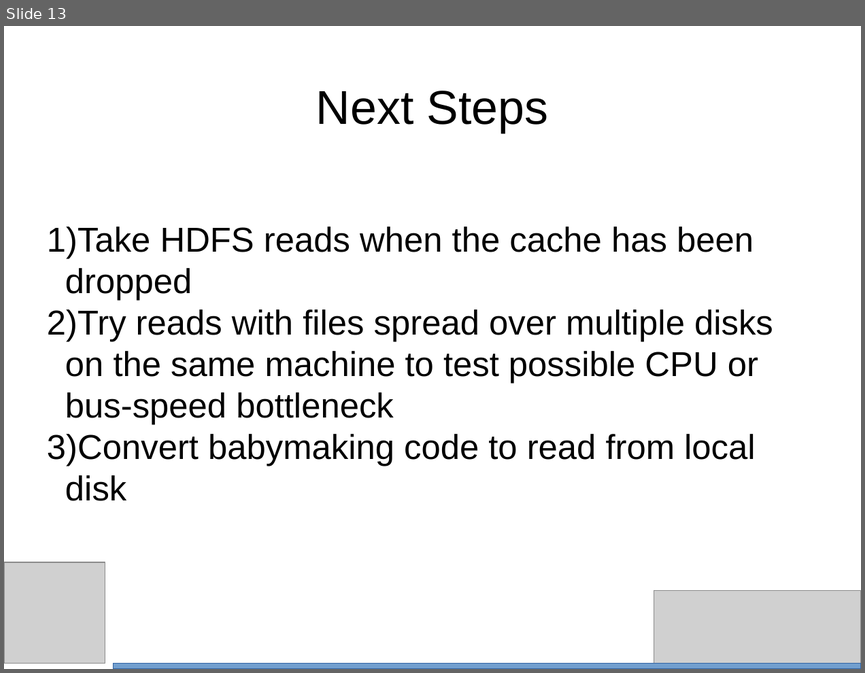
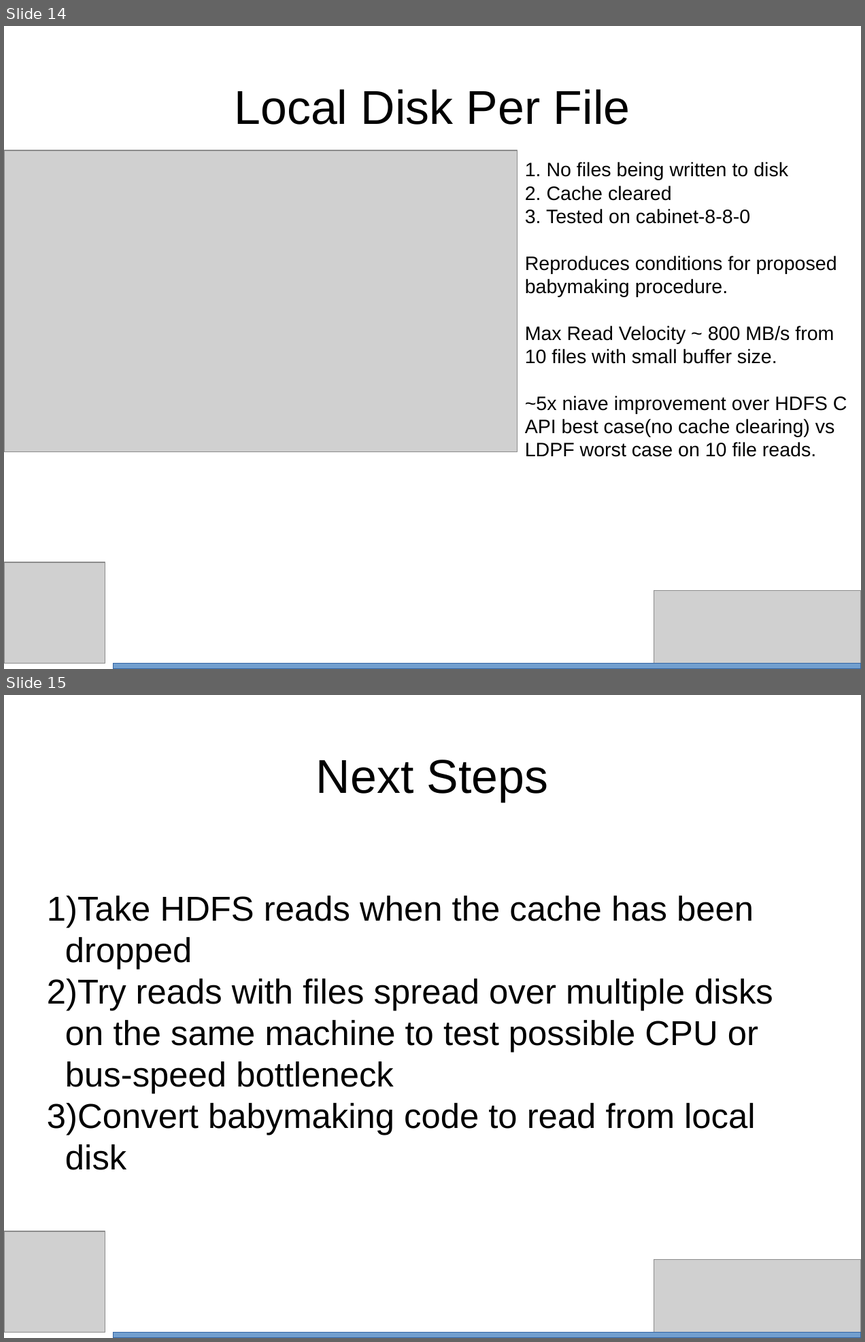
Before and after one commit to bth5032/CMS, a slide deck: Summer_2015/IOHeavyCI/Results/Powerpoint/performance.odp. Shown one above the other, each under a label of ours: slide 13 before the commit, slides 14 and 15 after it. The pictures are 865x673 and 865x1342 pixels, drawn with LibreOffice and Linux fonts; fonts in the diff are those of the drawing; grey boxes stand for pictures. Boxes give left, top, right and bottom in pixels: in the first picture for what was removed or moved away, otherwise in the second. Text is boxed around its words. In the diff, an @@ line names an element or a change of style, - is before the commit and + after.

Commit message:
Added Run 9, changed data_generator to run on cabinet

```diff
--- a/Summer_2015/IOHeavyCI/Results/Powerpoint/performance.odp
+++ b/Summer_2015/IOHeavyCI/Results/Powerpoint/performance.odp
@@ slide 14 added at (4,26,861,669), background #FFFFFF @@
@@ title added at (234,89,630,125), 44 pt, text #000000 @@
+Local Disk Per File
@@ picture added at (4,150,517,452) @@
@@ text added at (525,162,847,457), 18 pt, text #000000 @@
+1. No files being written to disk
+2. Cache cleared
+3. Tested on cabinet-8-8-0
+Reproduces conditions for proposed babymaking procedure.
+Max Read Velocity ~ 800 MB/s from 10 files with small buffer size.
+~5x niave improvement over HDFS C API best case(no cache clearing) vs LDPF worst case on 10 file reads.
@@ picture added at (4,563,105,664) @@
@@ picture added at (653,590,861,669) @@
@@ rectangle added at (113,664,861,669), fill #729FCF, outline #3465A4 0 pt @@
@@ what was slide 13 is now slide 15 @@
```
Also in this commit, not shown: 5 slides changed, 1 other slide added, 4 other files.
